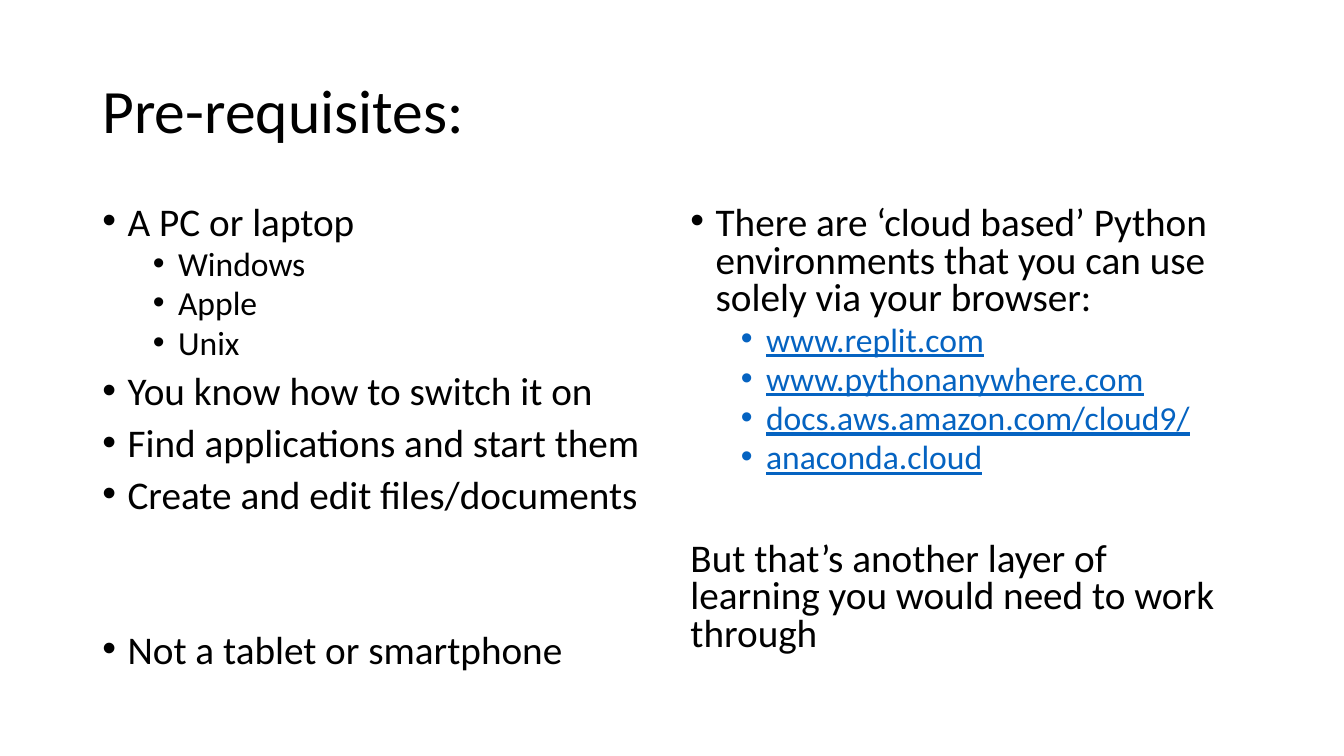
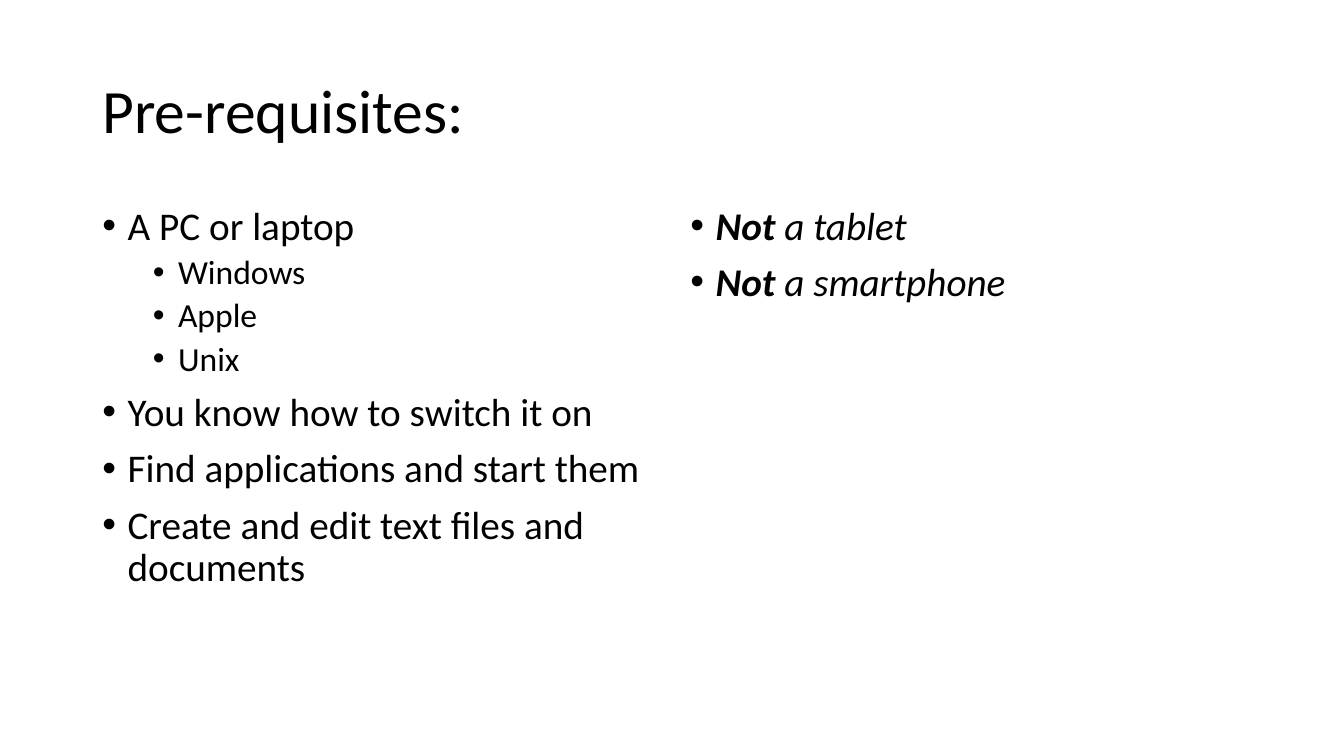
Before and after one commit to greenspangle/LIN7077_Humanities, a slide deck: slide 5 of w1_getting_started/lesson/w1_getting_started.pptx. Drawn at 1344x756 pixels with LibreOffice and Linux fonts; fonts in the diff are those of the drawing. Boxes give left, top, right and bottom in pixels: in the first picture for what was removed or moved away, otherwise in the second. Text is boxed around its words. In the diff, an @@ line names an element or a change of style, - is before the commit and + after.

Commit message:
Updated Course documents and lessons 1 and 2

```diff
--- a/w1_getting_started/lesson/w1_getting_started.pptx
+++ b/w1_getting_started/lesson/w1_getting_started.pptx
@@ text at (128, 212, 639, 489): line spacing 0.8 to 0.9 @@
@@ text at (716, 212, 1005, 303): text changed; italic on @@
-• There are ‘cloud based’ Python environments that you can use solely via your browser:
-  • www.replit.com
-  • www.pythonanywhere.com
-  • docs.aws.amazon.com/cloud9/
-  • anaconda.cloud
-But that’s another layer of learning you would need to work through
+• Not a tablet
+• Not a smartphone
@@ text at (128, 511, 584, 582): text changed @@
-• Create and edit files/documents
-• Not a tablet or smartphone
+• Create and edit text files and documents
```
Also in this commit, not shown: 5 other slides changed, 16 other files.
